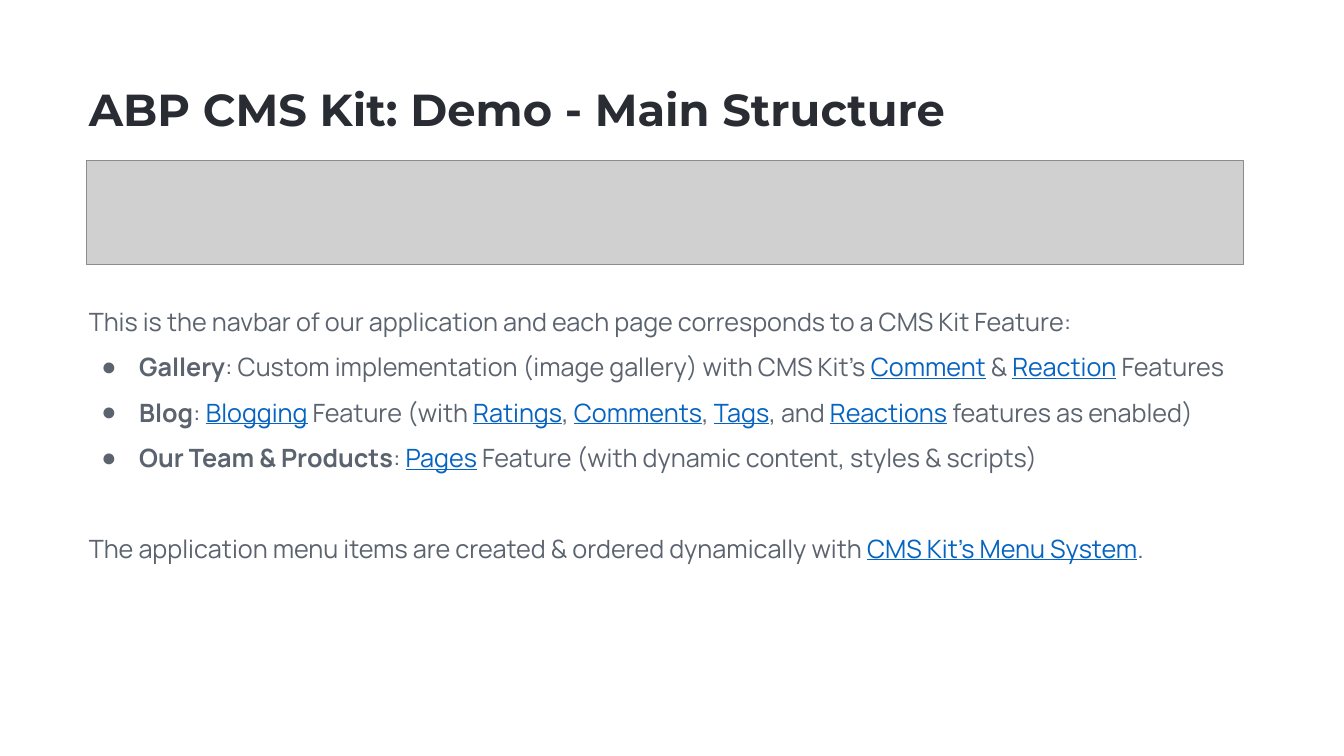
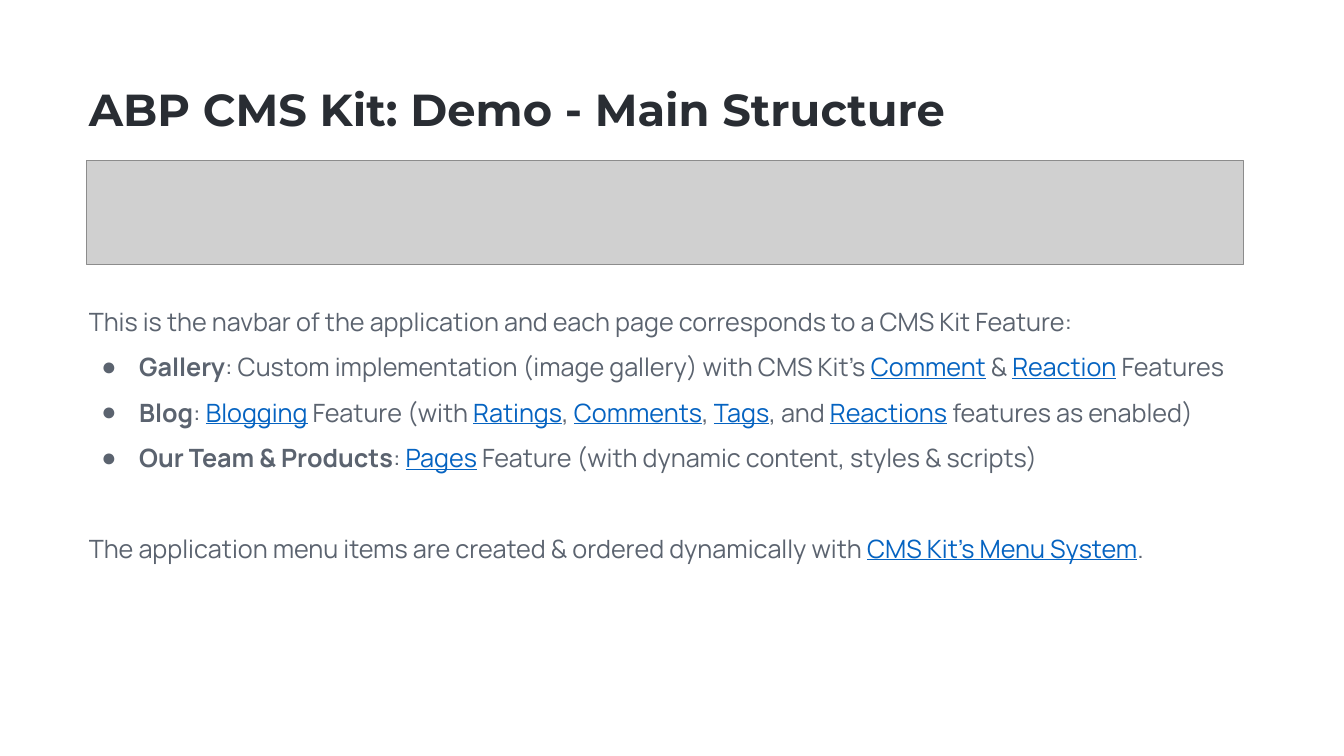
Before and after one commit to EngincanV/presentations, a slide deck: slide 3 of ABP/Community-Talks-2023.7/Community-Talks-2023.7.pptx. Drawn at 1344x756 pixels with LibreOffice and Linux fonts; fonts in the diff are those of the drawing; grey boxes stand for pictures; background and template pictures are left out. Boxes give left, top, right and bottom in pixels: in the first picture for what was removed or moved away, otherwise in the second. Text is boxed around its words. In the diff, an @@ line names an element or a change of style, - is before the commit and + after.

Commit message:
Update Community-Talks-2023.7 slides.

```diff
--- a/ABP/Community-Talks-2023.7/Community-Talks-2023.7.pptx
+++ b/ABP/Community-Talks-2023.7/Community-Talks-2023.7.pptx
@@ text at [89, 312, 1072, 338]: text changed @@
-This is the navbar of our application and each page corresponds to a CMS Kit Feature:
+This is the navbar of the application and each page corresponds to a CMS Kit Feature:
```
Also in this commit, not shown: 1 slide added, 1 other file.
